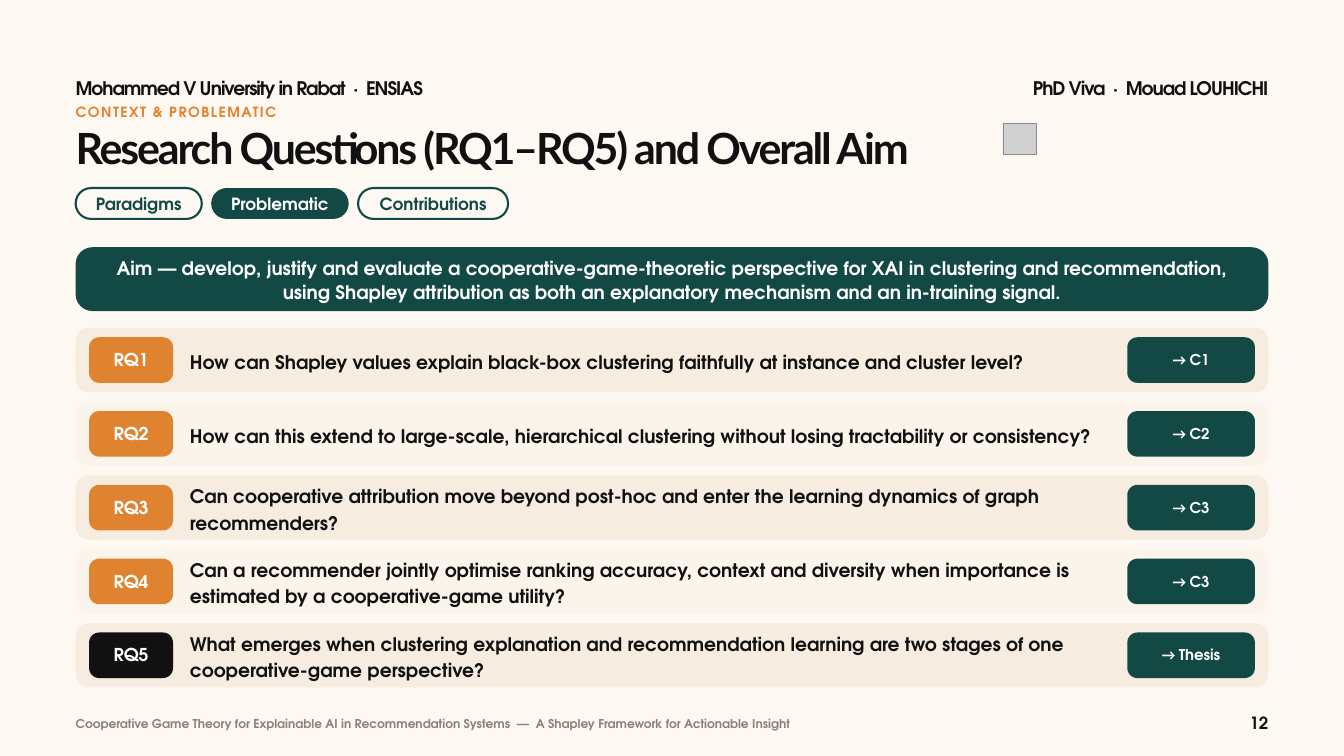
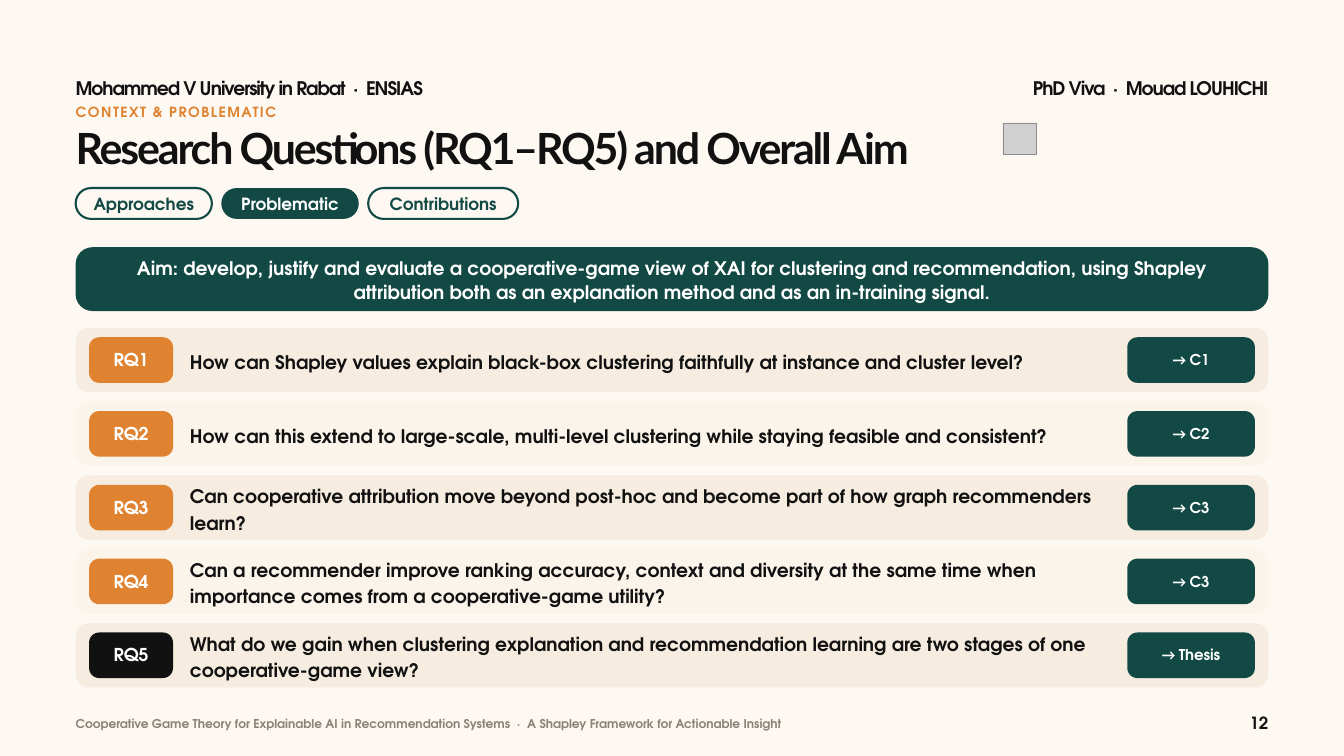
Before and after one commit to mouadlouhichi/phd-prep, a slide deck: slide 12 of try/MOUAD_LOUHICHI_VIVA_40min_BeigeGreen.pptx. Drawn at 1344x756 pixels with LibreOffice and Linux fonts; fonts in the diff are those of the drawing; grey boxes stand for pictures. Boxes give left, top, right and bottom in pixels: in the first picture for what was removed or moved away, otherwise in the second. Text is boxed around its words. In the diff, an @@ line names an element or a change of style, - is before the commit and + after.

```diff
--- a/try/MOUAD_LOUHICHI_VIVA_40min_BeigeGreen.pptx
+++ b/try/MOUAD_LOUHICHI_VIVA_40min_BeigeGreen.pptx
@@ rounded rectangle "Approaches": place and size @@
-rounded rectangle "Approaches" at box(75, 188, 202, 219)
+rounded rectangle "Approaches" at box(75, 188, 212, 219)
@@ text in rounded rectangle at box(94, 197, 194, 213): text changed @@
-Paradigms
+Approaches
@@ rounded rectangle "Problematic": place and size @@
-rounded rectangle "Problematic" at box(211, 188, 349, 219)
+rounded rectangle "Problematic" at box(221, 188, 359, 219)
@@ rounded rectangle "Contributions": place and size @@
-rounded rectangle "Contributions" at box(358, 188, 508, 219)
+rounded rectangle "Contributions" at box(368, 188, 518, 219)
@@ text in rounded rectangle at box(137, 260, 1206, 303): text changed @@
-Aim — develop, justify and evaluate a cooperative-game-theoretic perspective for XAI in clustering and recommendation, using Shapley attribution as both an explanatory mechanism and an in-training signal.
+Aim: develop, justify and evaluate a cooperative-game view of XAI for clustering and recommendation, using Shapley attribution both as an explanation method and as an in-training signal.
@@ text at box(190, 428, 1047, 447): text changed @@
-How can this extend to large-scale, hierarchical clustering without losing tractability or consistency?
+How can this extend to large-scale, multi-level clustering while staying feasible and consistent?
@@ text at box(190, 488, 1091, 531): text changed @@
-Can cooperative attribution move beyond post-hoc and enter the learning dynamics of graph recommenders?
+Can cooperative attribution move beyond post-hoc and become part of how graph recommenders learn?
@@ text at box(190, 562, 1036, 607): text changed @@
-Can a recommender jointly optimise ranking accuracy, context and diversity when importance is estimated by a cooperative-game utility?
+Can a recommender improve ranking accuracy, context and diversity at the same time when importance comes from a cooperative-game utility?
@@ text at box(190, 636, 1085, 681): text changed @@
-What emerges when clustering explanation and recommendation learning are two stages of one cooperative-game perspective?
+What do we gain when clustering explanation and recommendation learning are two stages of one cooperative-game view?
@@ text at box(76, 719, 782, 731): text changed @@
-Cooperative Game Theory for Explainable AI in Recommendation Systems — A Shapley Framework for Actionable Insight
+Cooperative Game Theory for Explainable AI in Recommendation Systems · A Shapley Framework for Actionable Insight
```
Also in this commit, not shown: 62 other slides changed, 4 other files.
